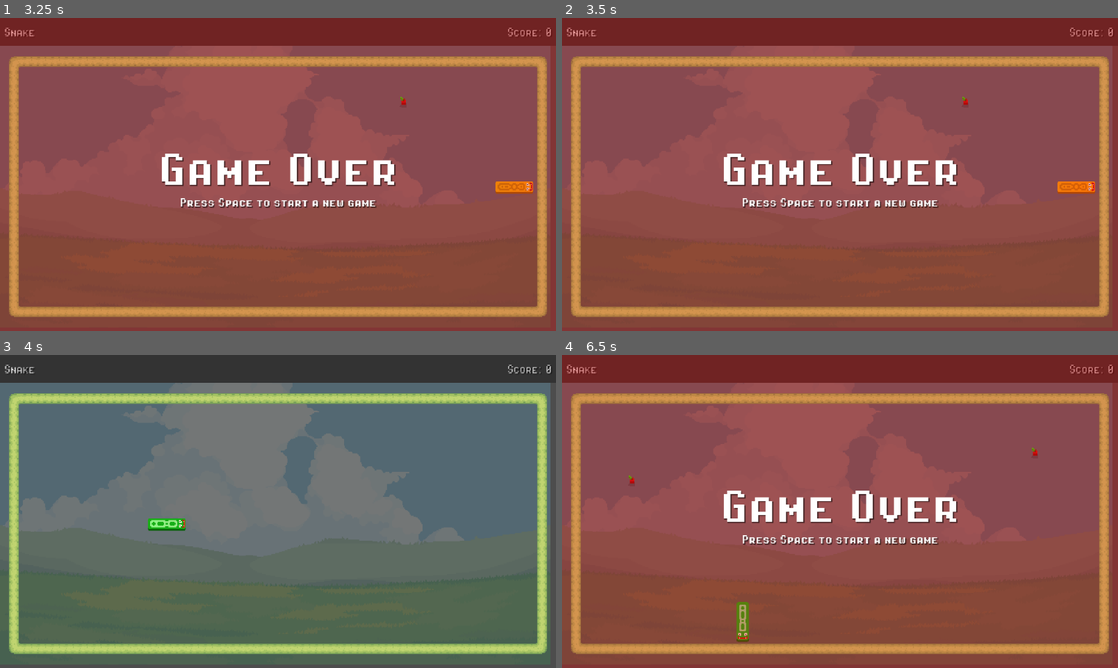
Above: before the commit, frames 1-4 (two rows, left to right).
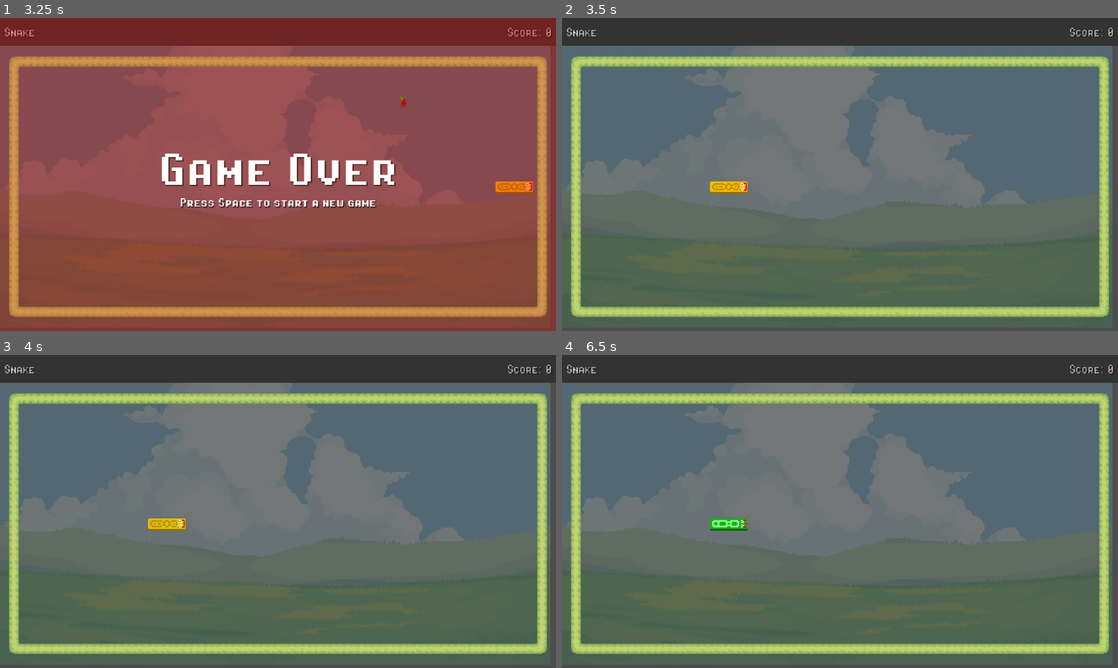
Above: after the commit, the same moments.

Repository: toupeira/ministry-of-fun
Game: Godot game, scene res://main.tscn
Two runs of this game, one before a commit and one after it. Both use one fixed random seed, a clock stepped at 60 frames per second and the inputs below.
Inputs (mouse positions are in pixels of both pictures, inside the frame that each line leads up to):
- Up to frame 1 (3.25 s): tap Enter at 0.5 s; move the mouse to (400, 158) at 0.52 s; hold Right (right) 0.53-1.25 s; hold Space (start) 0.53-1.25 s; click (400, 158) at 0.67 s; drag from (166, 190) to (250, 237) at 1.27 s; move the mouse to (333, 105) at 2.02 s; hold Right (right) 2.03-2.75 s; hold Space (start) 2.03-2.75 s; click (333, 105) at 2.17 s; drag from (250, 237) to (111, 127) at 2.77 s
- Up to frame 2 (3.5 s): no input
- Up to frame 3 (4 s): tap Space (start) at 3.5 s; move the mouse to (444, 558) at 3.52 s; hold Left (left) from 3.53 s (still down); hold Space (start) from 3.53 s (still down); click (444, 558) at 3.67 s
- Up to frame 4 (6.5 s): release Left (left) at 4.25 s; release Space (start) at 4.25 s; drag from (673, 464) to (756, 433) at 4.27 s; move the mouse to (867, 511) at 5.02 s; hold Down (down) 5.03-5.75 s; hold Space (start) 5.03-5.75 s; click (867, 511) at 5.17 s; drag from (756, 433) to (728, 527) at 5.77 s

Frame 1 is identical in both runs. In frame 2, 100% of the frame differs, in the area x 0-100%, y 0-100%; in frame 3, 0.3%; in frame 4, 100%.

Commit message:
chore(hud): add basic touch controls

Diff:
--- a/main.gd
+++ b/main.gd
@@ -1,5 +1,4 @@
 extends Node2D
 
 func _ready() -> void:
-  Input.set_mouse_mode(Input.MOUSE_MODE_HIDDEN)
   get_tree().change_scene_to_file.call_deferred("res://snake/snake.tscn")
--- a/project.godot
+++ b/project.godot
@@ -111,6 +111,11 @@
 ]
 }
 
+[input_devices]
+
+pointing/emulate_touch_from_mouse=true
+pointing/emulate_mouse_from_touch=false
+
 [physics]
 
 3d/physics_engine="Jolt Physics"
--- a/shared/hud.gd
+++ b/shared/hud.gd
@@ -1,14 +1,19 @@
 class_name Hud
 extends CanvasLayer
-
-var score := 0
 
 @onready var title: Label = %Title
 @onready var details: Label = %Details
 @onready var game_over_panel: Control = %GameOver
 @onready var debug_label: Label = %DebugLabel
 
+var score := 0
 var debug_messages: Array[String] = []
+
+var touch_drag := false
+var touch_start := Vector2.ZERO
+
+func _ready() -> void:
+  Input.set_mouse_mode(Input.MOUSE_MODE_HIDDEN)
 
 func _input(event: InputEvent) -> void:
   if event.is_action_pressed('fullscreen'):
@@ -19,6 +24,31 @@
       window.mode = Window.MODE_WINDOWED
   elif event.is_action_pressed('quit'):
     get_tree().quit()
+  elif event is InputEventScreenTouch:
+    var touch := event as InputEventScreenTouch
+    if touch.pressed:
+      touch_drag = true
+      if touch_start == Vector2.ZERO:
+        touch_start = touch.position
+    elif touch_drag:
+      touch_drag = false
+      if touch_start != Vector2.ZERO:
+        var input := InputEventAction.new()
+        input.pressed = true
+
+        var swipe := touch.position - touch_start
+        touch_start = Vector2.ZERO
+
+        if is_game_over():
+          input.action = 'start'
+        elif swipe.length() < 20:
+          return
+        elif abs(swipe.y) > abs(swipe.x):
+          input.action = 'up' if swipe.y < 0 else 'down'
+        else:
+          input.action = 'left' if swipe.x < 0 else 'right'
+
+        Input.parse_input_event(input)
 
 func set_title(text: String) -> void:
   title.text = text
